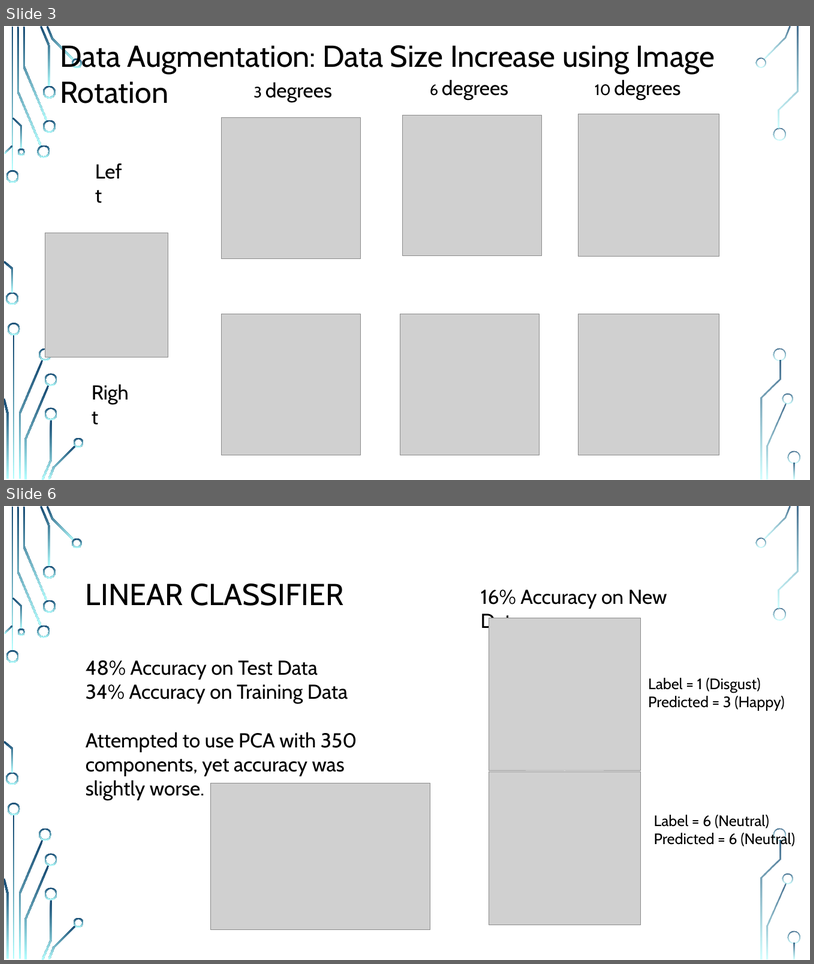
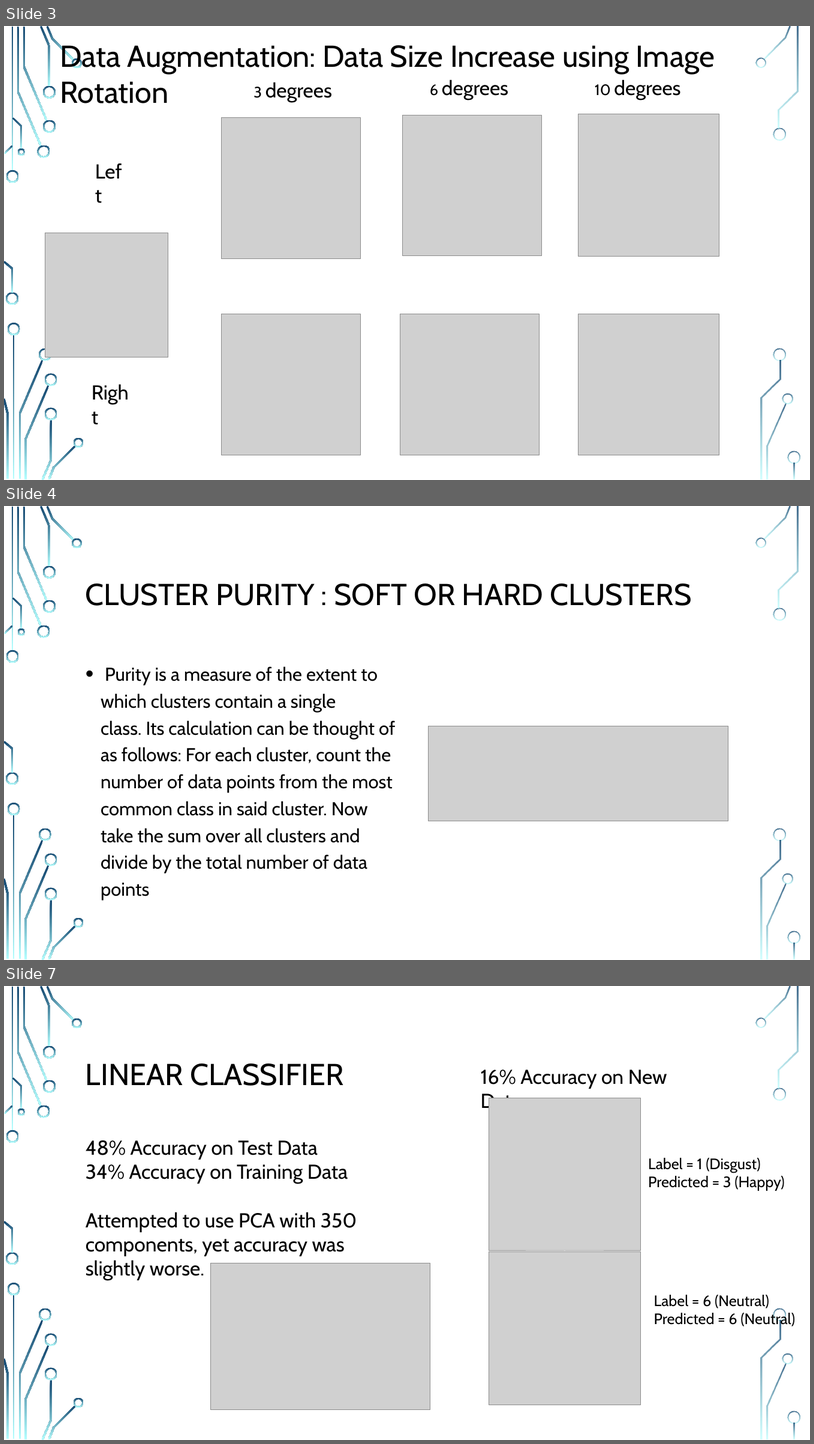
Before and after one commit to MR-KHILADI/Facial-Expression-Recognition, a slide deck: Final Project Draft.pptx. Shown one above the other, each under a label of ours: slides 3 and 6 before the commit, slides 3, 4 and 7 after it; the slides between them are not shown. The pictures are 814x964 and 814x1444 pixels, drawn with LibreOffice and Linux fonts; fonts in the diff are those of the drawing; grey boxes stand for pictures; background and template pictures are left out. Boxes give left, top, right and bottom in pixels: in the first picture for what was removed or moved away, otherwise in the second. Text is boxed around its words. In the diff, an @@ line names an element or a change of style, - is before the commit and + after.

```diff
--- a/Final Project Draft.pptx
+++ b/Final Project Draft.pptx
@@ slide 4 added at (4,506,810,960), background picture (left out); not listed: 36 template elements that a slide beside it also shows @@
@@ title added at (86,583,692,606), 36 pt, text #000000 @@
+CLUSTER PURITY : SOFT OR HARD CLUSTERS
@@ text added at (101,666,395,900), 22.2 pt, text #000000 @@
+• Purity is a measure of the extent to which clusters contain a single class. Its calculation can be thought of as follows: For each cluster, count the number of data points from the most common class in said cluster. Now take the sum over all clusters and divide by the total number of data points
@@ picture added at (429,726,729,821) @@
@@ what was slide 6 is now slide 7 @@
```
Also in this commit, not shown: 2 slides changed.
